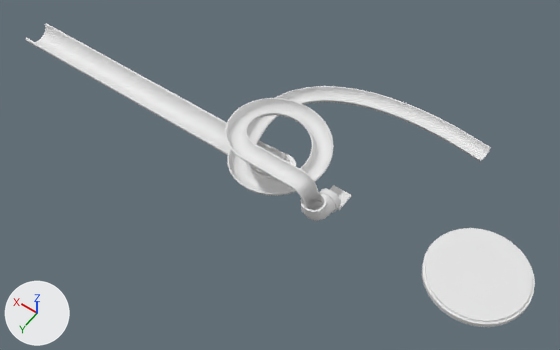
Renders of the FBX model Assets/Game/Models/Coins.fbx from each side of a commit.
One viewpoint serves both versions: a camera (50 mm lens) standing at (-17.0, 23.9, 36.7) and looking at (0.2, -0.2, -1.2). The axes (+X, +Y, +Z) are drawn at lower left. The lights are the same throughout. Where no turn or scale is listed for an object, it has been applied to the vertices.
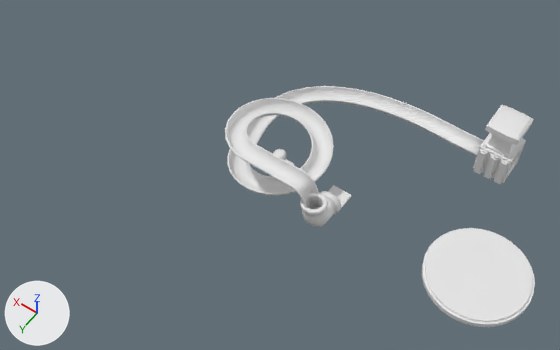
Patch to the scene script:
```diff
--- a/Assets/Game/Models/Coins.fbx.py
+++ b/Assets/Game/Models/Coins.fbx.py
@@ me_nurbspath_002 @@
 # used by ob_nurbspath; location = (0.0, 0.0, 0.0)
-me_nurbspath_002.from_pydata(...)  # 336 vertices, 336 faces; spans x -4.75..-3.32, y 0.62..3.21, z 0.03..2.49
+me_nurbspath_002.from_pydata(...)  # 320 vertices, 320 faces; spans x -4.83..-3.32, y 0.63..3.22, z -0.22..2.48
+# me_nurbspath_002 part 2: 336 vertices removed from x -4.75..-3.32, y 0.62..3.21, z 0.03..2.49; 320 vertices added at x -4.83..-3.32, y 0.63..3.22, z -0.22..2.48
@@ me_cube_006 @@
 # used by ob_startingpart; location = (0.0, 0.0, 0.0)
-me_cube_006.from_pydata(...)  # 987 vertices, 940 faces; spans x -9.81..3.56, y -8.62..0.0, z -0.08..0.6
+me_cube_006.from_pydata(...)  # 987 vertices, 956 faces; spans x -9.73..3.56, y -8.62..0.0, z -0.08..0.85
+# me_cube_006 part 1
+# 2 vertices are removed from x -6.71..-5.74, y -7.44..-7.42, z 0.6
+# 13 faces are deleted
+# 9 vertices in x -6.74..-6.72, y -8.07..-7.42, z 0.01..0.59 move by (0.0, 0.06, 0.05)
+# 7 vertices in x -6.77..-6.76, y -8.59..-8.39, z 0.18..0.6 move by (0.02, 0.06, 0.04)
+# 7 vertices in x -7.79, y -8.52..-8.43, z 0.48..0.6 move by (0.05, 0.09, 0.13)
+# 6 vertices in x -6.72..-6.71, y -7.62..-7.32, z 0.1..0.6 move by (-0.01, 0.06, 0.05)
+# 5 vertices in x -8.81, y -8.39..-8.33, z 0.37..0.6 move by (0.07, 0.05, 0.21)
+# 5 vertices in x -9.63, y -7.05..-7.02, z 0.49..0.6 move by (-0.08, -0.05, 0.25)
+# 148 vertices move from x -9.81..-6.71, y -8.6..-7.05, z 0.0..0.6 to x -9.73..-6.72, y -8.54..-7.09, z 0.05..0.85
+# 2 vertices are added at (-5.74, -7.42, 0.6), (-8.7, -7.17, 0.82)
+# 29 new faces join them
@@ me_cube_004 @@
+me_cube_004.from_pydata(...)  # 280 vertices, 268 faces; spans x -1.0..1.0, y -1.22..1.22, z -1.09..2.98
@@ me_torus_001 @@
+me_torus_001.from_pydata(...)  # 266 vertices, 288 faces; spans x -0.385..0.385, y -0.385..0.385, z 1.139..1.336
@@ me_cube_005 @@
+me_cube_005.from_pydata(...)  # 12 vertices, 10 faces; spans x -0.627..0.627, y -0.627..0.627, z 0.0..0.122
@@ me_mesh @@
+me_mesh.from_pydata(...)  # 670 vertices, 668 faces; spans x -0.379..0.379, y -0.379..0.379, z 0.071..1.192
@@ ob_cylinder @@
-ob_cylinder = bpy.data.objects.new('Cylinder', me_cylinder_001)
-ob_cylinder.location = (0.0, 0.0, 0.0)
@@ ob_cube_003 @@
-ob_cube_003 = bpy.data.objects.new('Cube.003', me_cube_012)
-ob_cube_003.location = (0.0, 0.0, 0.0)
@@ ob_cube_001 @@
-ob_cube_001 = bpy.data.objects.new('Cube.001', me_cube_011)
-ob_cube_001.location = (0.0, 0.0, 0.0)
@@ ob_cube_002 @@
+ob_cube_002 = bpy.data.objects.new('Cube.002', me_cube_004)
+ob_cube_002.location = (-10.53, -7.7, 1.0)
@@ ob_torus_001 @@
+ob_torus_001 = bpy.data.objects.new('Torus.001', me_torus_001)
+ob_torus_001.location = (0.0, 0.0, 0.0)
@@ ob_cube_004 @@
+ob_cube_004 = bpy.data.objects.new('Cube.004', me_cube_005)
+ob_cube_004.location = (0.0, 0.0, 0.0)
@@ ob_plane @@
+ob_plane = bpy.data.objects.new('Plane', me_mesh)
+ob_plane.location = (0.0, 0.0, 0.0)
```

Where the change shows, as pixel boxes (x1, y1, x2, y2) in the pictures (560 x 350 px):
'Cube.001', deleted
    before: (25, 23, 272, 176)
'StartingPart', reshaped (8% shorter)
    before: (247, 86, 491, 162)
    after: (247, 86, 484, 156)
'Cube.002', added
    after: (473, 105, 534, 184)
'NurbsPath', reshaped (9% taller)
    before: (300, 188, 341, 221)
    after: (300, 191, 342, 227)
'Cube.003', deleted
    before: (271, 147, 286, 160)
'Torus.001', added
    after: (273, 149, 286, 159)
'Cylinder', deleted
    before: (267, 153, 296, 177)
'Cube.004', added
    after: (286, 159, 294, 165)
part 1 of me_cube_006, built on
    before: (411, 115, 491, 162)
    after: (411, 115, 484, 156)
